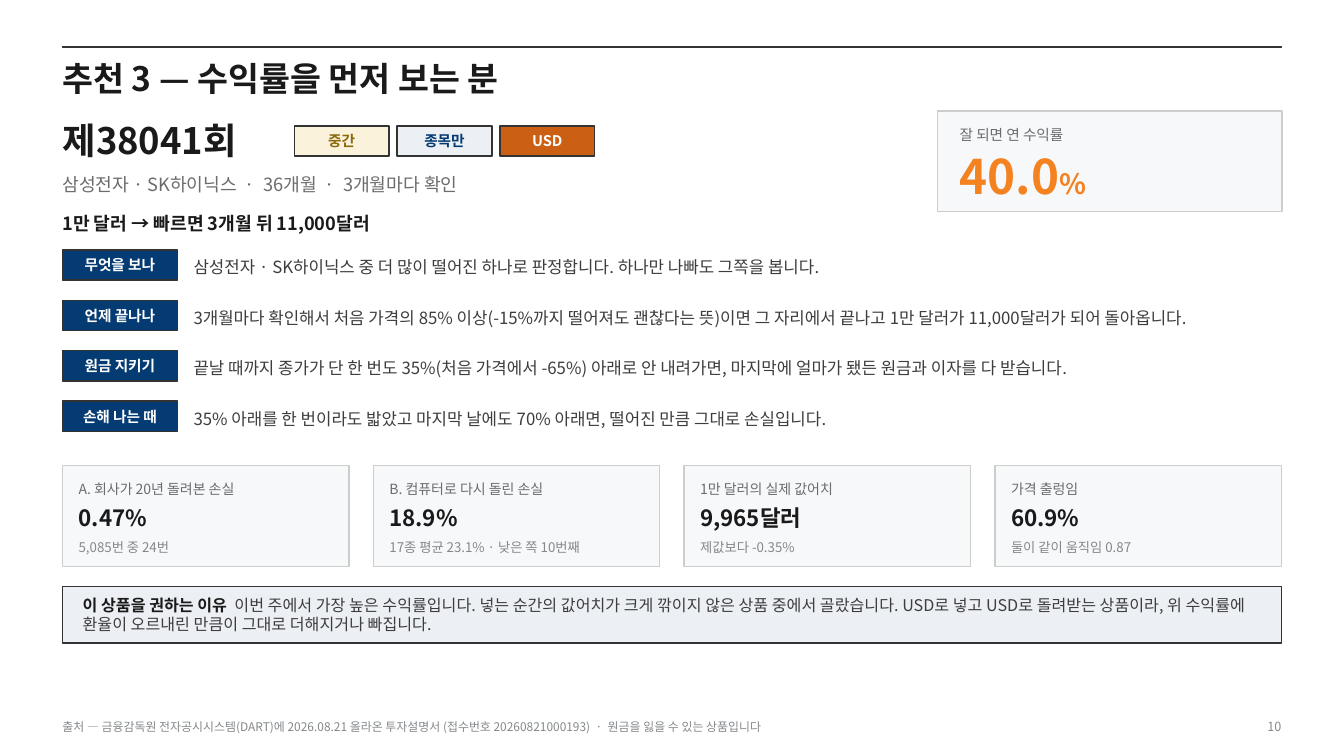
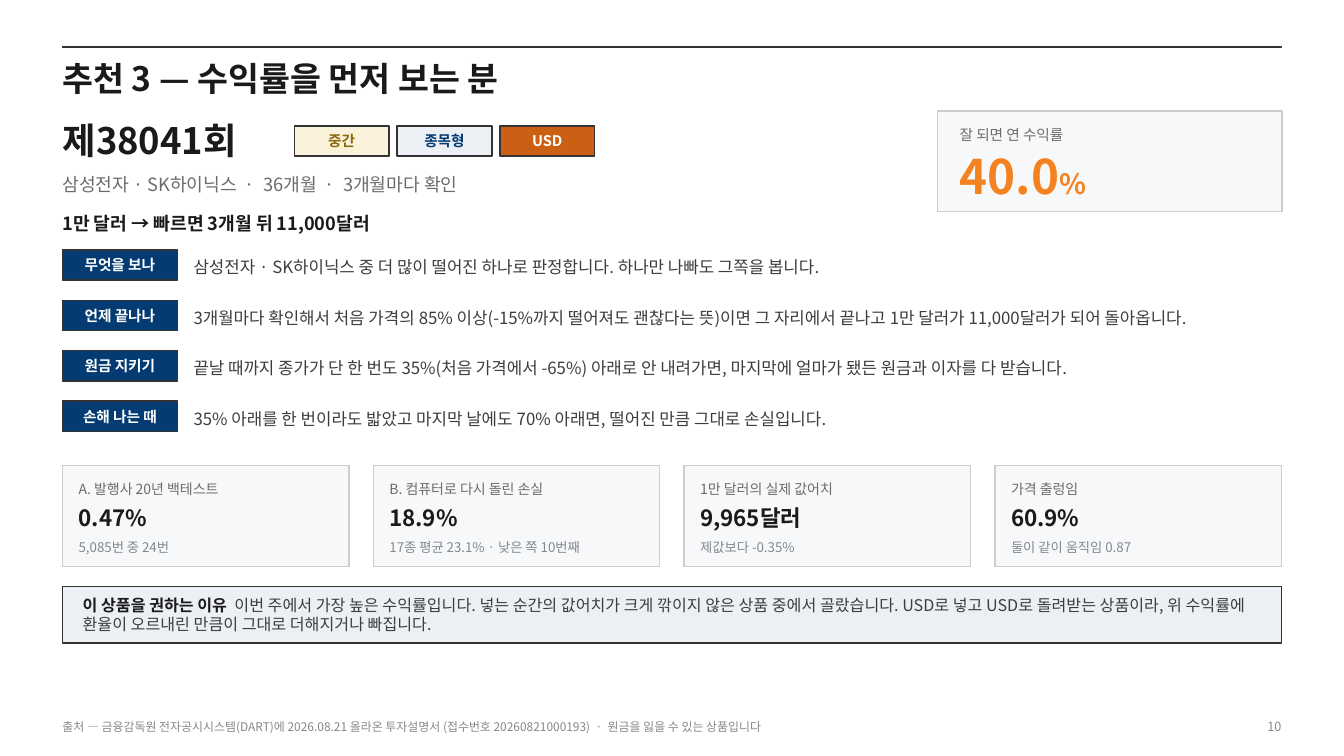
Before and after one commit to hanaroline/work_1, a slide deck: slide 10 of els-proposal.pptx. Drawn at 1344x756 pixels with LibreOffice and Linux fonts; fonts in the diff are those of the drawing. Boxes give left, top, right and bottom in pixels: in the first picture for what was removed or moved away, otherwise in the second. Text is boxed around its words. In the diff, an @@ line names an element or a change of style, - is before the commit and + after.

```diff
--- a/els-proposal.pptx
+++ b/els-proposal.pptx
@@ text at [424, 133, 464, 148]: text changed @@
-종목만
+종목형
@@ text at [79, 482, 218, 495]: text changed @@
-A. 회사가 20년 돌려본 손실
+A. 발행사 20년 백테스트
```
Also in this commit, not shown: 5 other slides changed, 5 other files.
